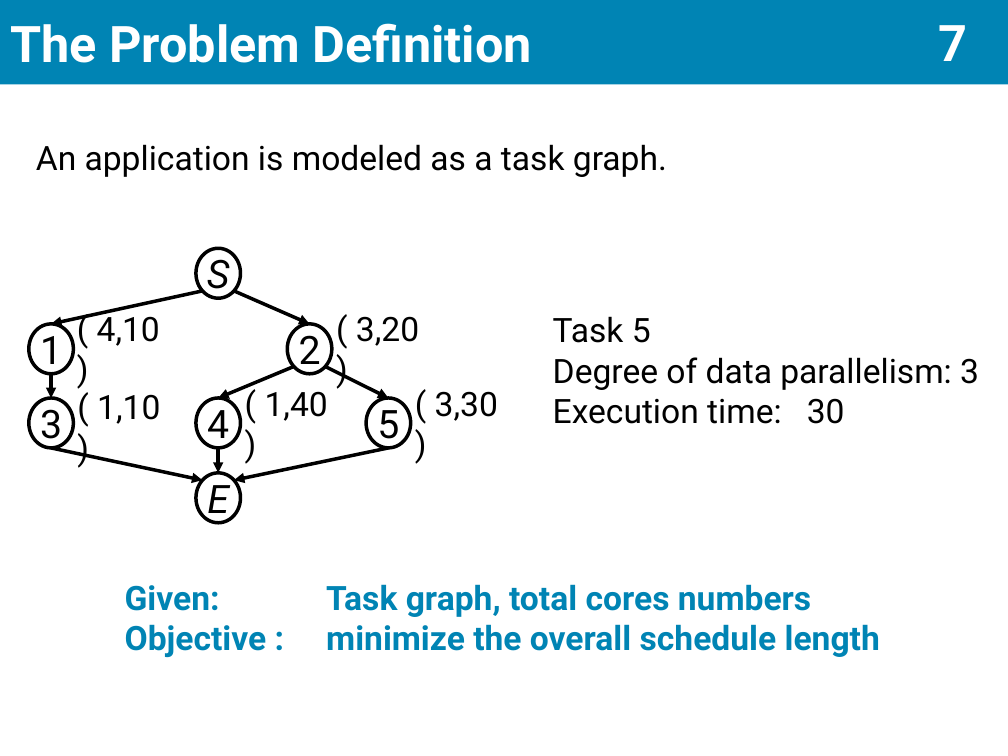
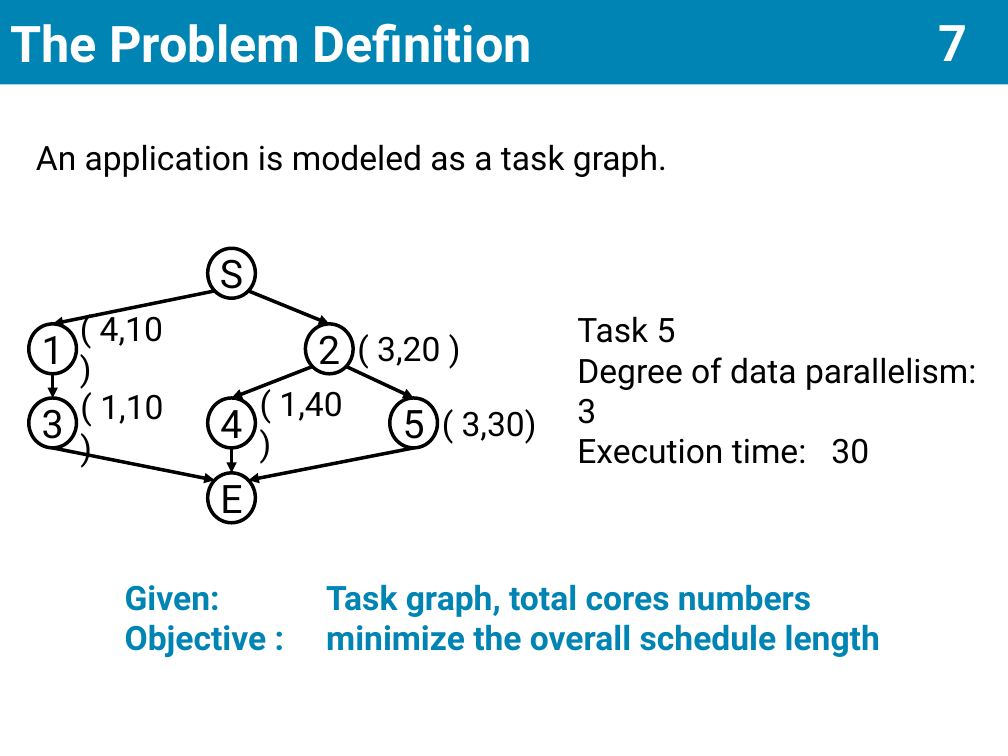
Before and after one commit to scomup/Genetic_Scheduler, a slide deck: slide 8 of PPT.pptx. Drawn at 1008x756 pixels with LibreOffice and Linux fonts; fonts in the diff are those of the drawing. Boxes give left, top, right and bottom in pixels: in the first picture for what was removed or moved away, otherwise in the second. Text is boxed around its words. In the diff, an @@ line names an element or a change of style, - is before the commit and + after.

```diff
--- a/PPT.pptx
+++ b/PPT.pptx
@@ ellipse "S" at [208,248,255,298]: italic off @@
@@ arrow moved from (203, 291) - (51, 324) to (215, 291) - (52, 324) @@
@@ arrow moved from (234, 291) - (309, 324) to (248, 291) - (330, 324) @@
@@ ellipse "2": place and size @@
-ellipse "2" at [287,324,332,374]
+ellipse "2" at [305,324,353,374]
@@ text "( 3,20 )": place and size @@
-text "( 3,20 )" at [356,316,419,346]
+text "( 3,20 )" at [377,336,440,366]
@@ text "Task 5" rewrapped from [553,316,979,424] to [577,316,977,464] @@
@@ arrow moved from (293, 367) - (218, 398) to (312, 367) - (232, 398) @@
@@ arrow moved from (326, 367) - (388, 398) to (346, 367) - (413, 398) @@
@@ 3 ellipses: place and size @@
-3 ellipses at [196,248,240,523]
+3 ellipses at [208,248,255,523]
@@ text "( 1,40 )": place and size @@
-text "( 1,40 )" at [265,391,328,421]
+text "( 1,40 )" at [279,391,342,421]
@@ ellipse "5": place and size @@
-ellipse "5" at [366,398,410,449]
+ellipse "5" at [390,398,437,449]
@@ text "( 3,30)" rewrapped from [435,391,498,421] to [462,409,537,444] @@
@@ arrow moved from (51, 448) - (203, 480) to (52, 448) - (215, 480) @@
@@ arrow moved from (218, 448) - (218, 473) to (232, 448) - (232, 473) @@
@@ arrow moved from (388, 448) - (234, 480) to (413, 448) - (248, 480) @@
@@ ellipse "E" at [208,473,255,523]: italic off @@
```
Also in this commit, not shown: 7 other slides changed.
